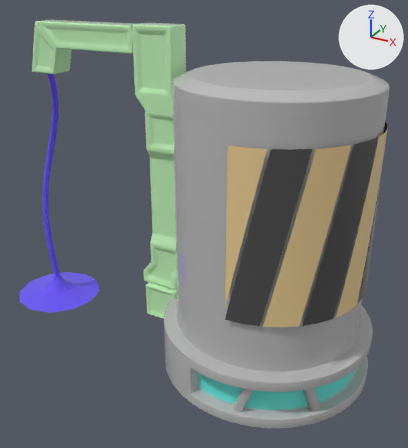
The FBX model Assets/Content/Meshes/SM_PaintMachine.fbx, before and after one commit.
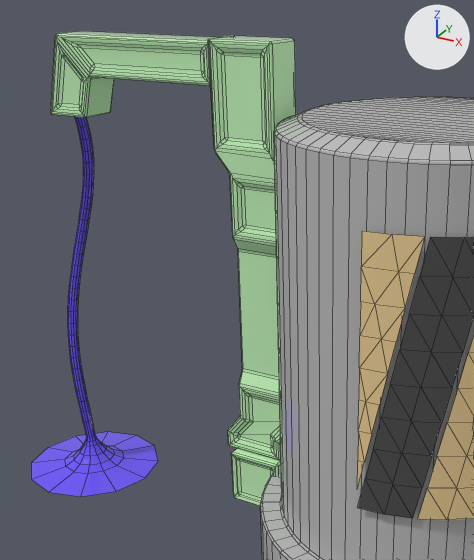
Old and new are each drawn whole from a 50 mm lens placed at (1.44, -3.67, 2.93), pointed at (-0.61, 0.05, 1.07) and again close up on the part from 0% to 73% of the width and 0% to 79% of the height. Lighting does not change. The marker at upper right points along +X, +Y and +Z. The close-ups show mesh edges as thin lines. Where no turn or scale is listed for an object, it has been applied to the vertices.
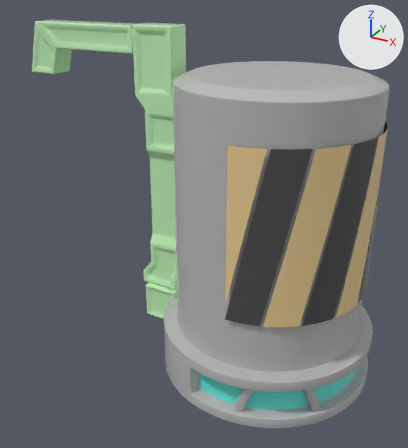
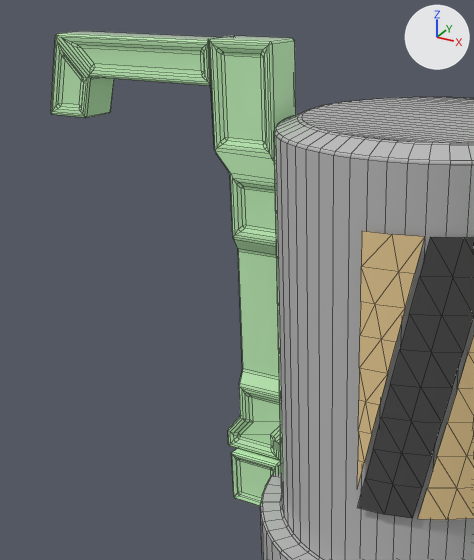
What differs and where, as boxes (x1, y1, x2, y2) in the close-ups (474 x 560 px):
'Cylinder001', reshaped
    before: (31, 31, 474, 560)
    after: (51, 31, 474, 560)
part 1 of me_mesh, deleted (blue)
    before: (31, 117, 158, 497)

Patch to the scene script:
```diff
--- a/Assets/Content/Meshes/SM_PaintMachine.fbx.py
+++ b/Assets/Content/Meshes/SM_PaintMachine.fbx.py
@@ me_mesh @@
 me_mesh.from_pydata(...)  # 2204 vertices, 2328 faces; spans x -2.65..0.83, y -0.83..0.83, z 0.0..2.61
 # used by ob_cylinder001; location = (0.0, 0.0, 0.0)
+# me_mesh part 1: the loose piece of 420 vertices spanning x -2.65..-1.85, y -0.4..0.4, z 0.0..2.21 is deleted
 me_mesh.materials.append(mat_03___default)
@@ me_mesh @@
 me_mesh.materials.append(mat_01___default)
-me_mesh.materials.append(mat_09___default)  # blue #6c55f8
 me_mesh.materials.append(mat_13___default)
```
